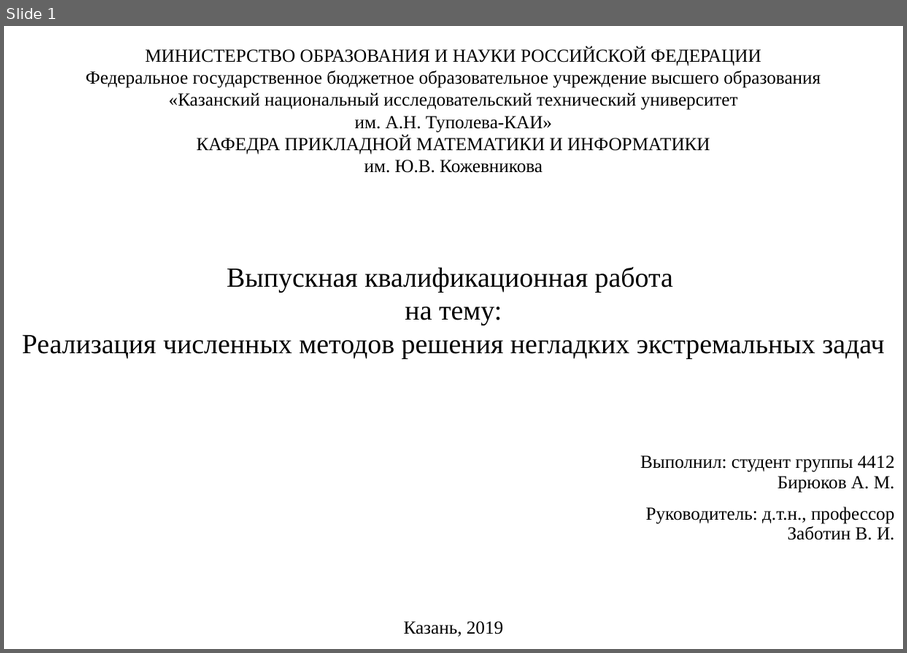
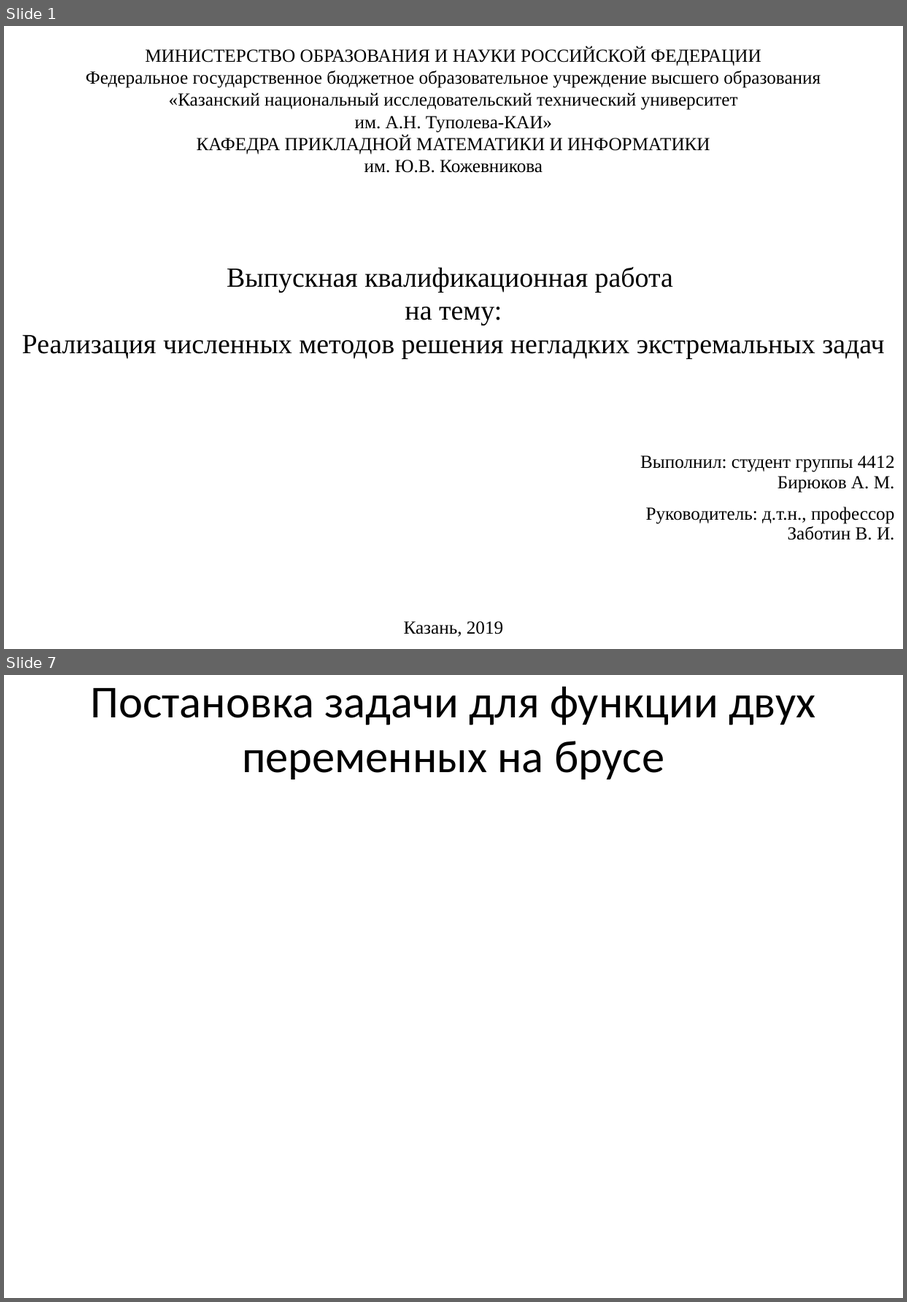
Before and after one commit to EgoPingvina/LipshMinimization, a slide deck: Documentation/Презентация Бирюков 4412.pptx. Shown one above the other, each under a label of ours: slide 1 before the commit, slides 1 and 7 after it; the slides between them are not shown. The pictures are 907x653 and 907x1302 pixels, drawn with LibreOffice and Linux fonts; fonts in the diff are those of the drawing. Boxes give left, top, right and bottom in pixels: in the first picture for what was removed or moved away, otherwise in the second. Text is boxed around its words. In the diff, an @@ line names an element or a change of style, - is before the commit and + after.

```diff
--- a/Documentation/Презентация Бирюков 4412.pptx
+++ b/Documentation/Презентация Бирюков 4412.pptx
@@ slide 7 added at [4, 675, 903, 1298], background #FFFFFF @@
@@ title added at [90, 686, 816, 779], 39.6 pt, text #000000 @@
+Постановка задачи для функции двух переменных на брусе
```
Also in this commit, not shown: 15 other slides added, 1 slide removed.
